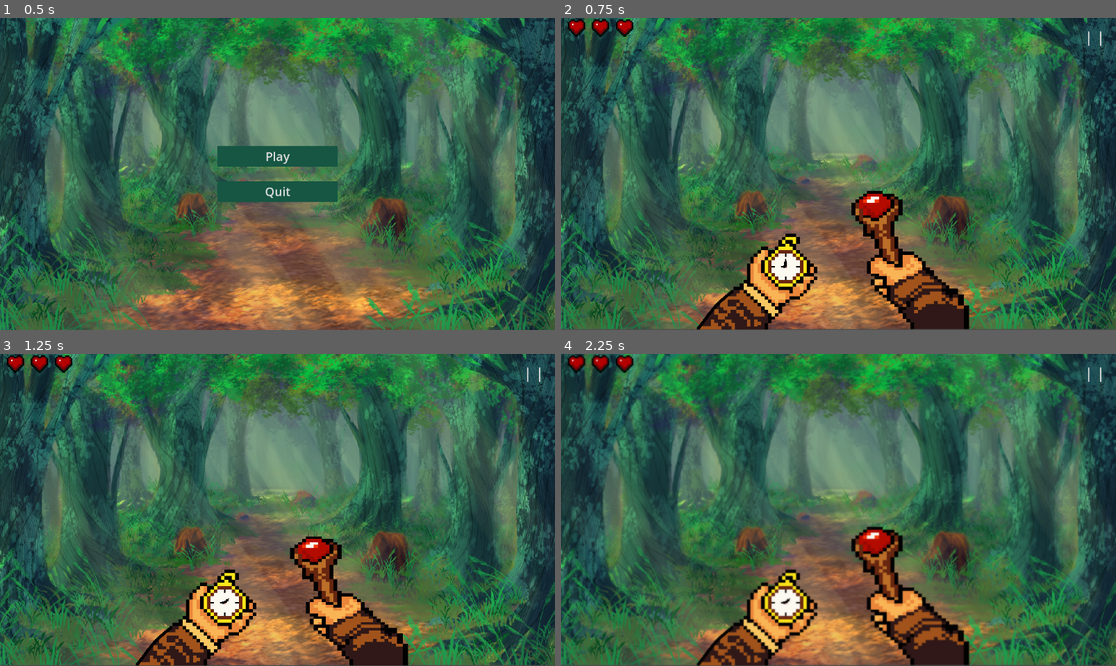
Above: before the commit, frames 1-4 (two rows, left to right).
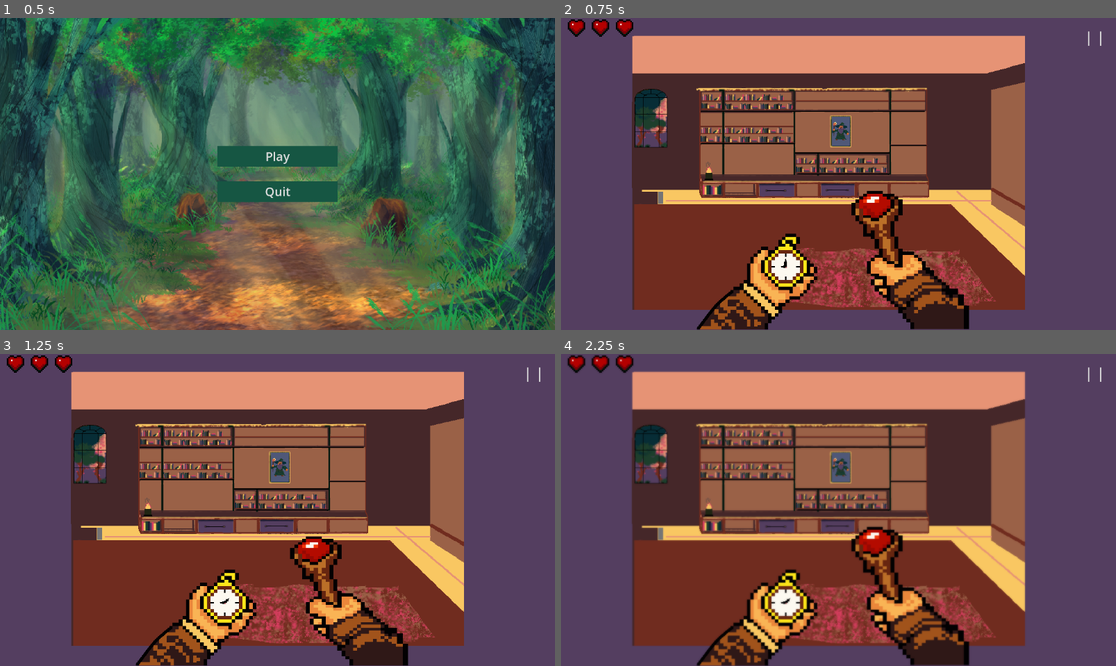
Above: after the commit, the same moments.

Repository: Tissmax/GMTK2026
Game: Godot game, scene res://scenes/game_controller.tscn
Same seed, same stepped clock (60 frames per second), same inputs: the game is played once before the commit and once after it.
Inputs:
- Up to frame 1 (0.5 s): no input
- Up to frame 2 (0.75 s): click "Play" at 0.5 s
- Up to frame 3 (1.25 s): no input
- Up to frame 4 (2.25 s): click "| |" at 1.25 s; click "Resume" at 2 s

Frame 1 is identical in both runs. In frame 2, 91% of the frame differs, in the area x 0-100%, y 0-100%; in frame 3, 92%; in frame 4, 91%.

Commit message:
Fix des bugs sur les ennemis et ajouts des sonds

Diff:
--- a/gmtk-2026/entities/ennemy.gd
+++ b/gmtk-2026/entities/ennemy.gd
@@ -34,15 +34,21 @@
 
 func kill_ennemy():
 	letter_btn.hit()
+
 	if not in_killzone:
 		EnnemyManager.failed_to_kill.emit()
 		animation_player.play("flop")
 		flop.play()
-		EnnemyManager.player_anim_flop.emit()
+		EnnemyManager.player_anim_flop.emit(true)
+	elif killed_by_player:
+		animation_player.play("death")
+		EnnemyManager.player_anim_hit.emit(false)
 	else:
-		animation_player.play("death")
-		EnnemyManager.player_anim_hit.emit()
+		animation_player.play("quit")
+		flop.play()
 
+	letter_btn.queue_free()
+	timer.queue_free()
 
 	await animation_player.animation_finished
 
--- a/gmtk-2026/entities/ennemy.tscn
+++ b/gmtk-2026/entities/ennemy.tscn
@@ -5,6 +5,8 @@
 [ext_resource type="PackedScene" uid="uid://bbjc1ibsqgjdk" path="res://entities/letter_btn/letter_btn.tscn" id="2_lyfdw"]
 [ext_resource type="Texture2D" uid="uid://biwiu3aap3vu1" path="res://assets/ennemies/enemy.png" id="3_12hk0"]
 [ext_resource type="PackedScene" uid="uid://cdrtludjirwhy" path="res://entities/ennemy_timer/ennemy_timer.tscn" id="3_lyfdw"]
+[ext_resource type="AudioStream" uid="uid://5c16w21s8vjh" path="res://assets/music/FrappeFlop.wav" id="6_2gpf3"]
+[ext_resource type="AudioStream" uid="uid://cxids8g6vrdam" path="res://assets/music/SpawnEnnemies.wav" id="6_lr5ee"]
 
 [sub_resource type="PhysicsMaterial" id="PhysicsMaterial_keurf"]
 
@@ -137,8 +139,10 @@
 [node name="Sounds" type="Node" parent="." unique_id=1911706547]
 
 [node name="Flop" type="AudioStreamPlayer" parent="Sounds" unique_id=1870105980]
+stream = ExtResource("6_2gpf3")
 
 [node name="Spawn" type="AudioStreamPlayer" parent="Sounds" unique_id=1579366166]
+stream = ExtResource("6_lr5ee")
 
 [connection signal="ennemy_timeout" from="EnnemyTimer" to="." method="_enemy_timeout"]
 [connection signal="is_in_killzone" from="EnnemyTimer" to="." method="_on_ennemy_timer_is_in_killzone"]
--- a/gmtk-2026/entities/ennemy_timer/ennemy_timer.gd
+++ b/gmtk-2026/entities/ennemy_timer/ennemy_timer.gd
@@ -2,6 +2,9 @@
 
 @onready var timer: Timer = $Timer
 @onready var animation_player: AnimationPlayer = $AnimationPlayer
+@onready var sprite_2d: Sprite2D = $Sprite2D
+
+var color: Color
 
 signal ennemy_timeout
 signal is_in_killzone
@@ -12,7 +15,6 @@
 	timer.connect("timeout", _timeout)
 
 	animation_player.speed_scale = data.timer_step
-
 	animation_player.play("timer")
 	timer.start()
 
@@ -20,4 +22,6 @@
 	ennemy_timeout.emit()
 
 func _is_in_kill_zone():
+	var mat: ShaderMaterial  = sprite_2d.material
+	mat.set_shader_parameter("active", true)
 	is_in_killzone.emit()
--- /dev/null
+++ b/gmtk-2026/entities/ennemy_timer/ennemy_timer.gdshader
@@ -0,0 +1,17 @@
+shader_type canvas_item;
+
+uniform vec4 color: source_color;
+uniform vec4 new_color: source_color;
+uniform bool active = false;
+
+void fragment() {
+    vec4 current_pixel = texture(TEXTURE, UV);
+
+    COLOR = current_pixel;
+	if (active) {
+	    if (distance(current_pixel.rgb, color.rgb) < 0.05) {
+            COLOR = vec4(new_color.rgb, current_pixel.a);
+        }
+	}
+
+}
--- a/gmtk-2026/entities/ennemy_timer/ennemy_timer.tscn
+++ b/gmtk-2026/entities/ennemy_timer/ennemy_timer.tscn
@@ -2,6 +2,33 @@
 
 [ext_resource type="Script" uid="uid://gyf1yblo2ox1" path="res://entities/ennemy_timer/ennemy_timer.gd" id="1_0vqqj"]
 [ext_resource type="Texture2D" uid="uid://bw7nbkmt82dfy" path="res://assets/ennemies/timer.png" id="1_oj4ve"]
+
+[sub_resource type="Shader" id="Shader_0vqqj"]
+resource_local_to_scene = true
+code = "shader_type canvas_item;
+
+uniform vec4 color: source_color;
+uniform vec4 new_color: source_color;
+uniform bool active = false;
+
+void fragment() {
+    vec4 current_pixel = texture(TEXTURE, UV);
+
+    COLOR = current_pixel;
+	if (active) {
+	    if (distance(current_pixel.rgb, color.rgb) < 0.05) {
+            COLOR = vec4(new_color.rgb, current_pixel.a);
+        }
+	}
+
+}"
+
+[sub_resource type="ShaderMaterial" id="ShaderMaterial_v06nd"]
+resource_local_to_scene = true
+shader = SubResource("Shader_0vqqj")
+shader_parameter/color = Color(0.7058824, 0.33333334, 0.35686275, 1)
+shader_parameter/new_color = Color(0, 0.7529412, 0, 1)
+shader_parameter/active = false
 
 [sub_resource type="Animation" id="Animation_0vqqj"]
 length = 0.001
@@ -60,6 +87,7 @@
 script = ExtResource("1_0vqqj")
 
 [node name="Sprite2D" type="Sprite2D" parent="." unique_id=1521198604]
+material = SubResource("ShaderMaterial_v06nd")
 texture = ExtResource("1_oj4ve")
 hframes = 20
 frame = 2
--- a/gmtk-2026/entities/player.gd
+++ b/gmtk-2026/entities/player.gd
@@ -14,8 +14,8 @@
 func _ready() -> void:
 	EnnemyManager.enemy_killed.connect(_on_enemy_killed)
 	EnnemyManager.failed_to_kill.connect(_on_kill_fail)
-	EnnemyManager.player_anim_hit.connect(_on_hit)
-	EnnemyManager.player_anim_flop.connect(_on_flop)
+	EnnemyManager.player_anim_hit.connect(_on_staff_anim_request)
+	EnnemyManager.player_anim_flop.connect(_on_staff_anim_request)
 
 	animation_player_clock.play("Tik")
 	animation_player_staff.play("IdleStaff")
@@ -28,13 +28,13 @@
 func _on_kill_fail():
 	lose_hp(1)
 
-func _on_flop():
-	animation_player_staff.play("MissStaff")
+func _on_staff_anim_request(miss: bool):
+	if animation_player_staff.current_animation != "IdleStaff":
+		return
+	if miss:
+		animation_player_staff.play("MissStaff")
+	else:
+		animation_player_staff.play("HitStaff")
+
 	await animation_player_staff.animation_finished
 	animation_player_staff.play("IdleStaff")
-
-
-func _on_hit():
-	animation_player_staff.play("HitStaff")
-	await animation_player_staff.animation_finished
-	animation_player_staff.play("IdleStaff")
--- a/gmtk-2026/ressources/basic.tres
+++ b/gmtk-2026/ressources/basic.tres
@@ -4,6 +4,6 @@
 
 [resource]
 script = ExtResource("1_5ucnl")
-color = Color(0.7490196, 0, 0, 1)
-shadow = Color(0.5, 0, 0, 1)
+color = Color(0.37254903, 0.60784316, 0.8862745, 1)
+shadow = Color(0.2394, 0.3881701, 0.57, 1)
 metadata/_custom_type_script = "uid://b37ljcw5fknp3"
--- a/gmtk-2026/scenes/Forest1.tscn
+++ b/gmtk-2026/scenes/Forest1.tscn
@@ -1,6 +1,6 @@
 [gd_scene format=3 uid="uid://deg7513abvlwq"]
 
-[ext_resource type="Texture2D" uid="uid://bq67ph85owxg4" path="res://assets/forest1.jpg" id="1_8ffsr"]
+[ext_resource type="Texture2D" uid="uid://bfyjfonufx0gl" path="res://assets/Landscape.png" id="1_ap57u"]
 [ext_resource type="Script" uid="uid://c0erdo710ugv2" path="res://scenes/spawner.gd" id="2_4blue"]
 [ext_resource type="Script" uid="uid://b37ljcw5fknp3" path="res://ressources/ennemy_data.gd" id="3_oer4y"]
 [ext_resource type="Resource" uid="uid://d3m00hhedds2k" path="res://ressources/basic.tres" id="4_ap57u"]
@@ -9,9 +9,9 @@
 
 [node name="Forest1" type="Sprite2D" parent="." unique_id=2039841791]
 z_index = -1
-position = Vector2(574.5, 319.5)
-scale = Vector2(0.84275365, 0.7963415)
-texture = ExtResource("1_8ffsr")
+position = Vector2(576.5, 335.5)
+scale = Vector2(1.0668403, 1.0354939)
+texture = ExtResource("1_ap57u")
 
 [node name="Spawner" type="Node" parent="." unique_id=904044112]
 script = ExtResource("2_4blue")
@@ -22,7 +22,7 @@
 unique_name_in_owner = true
 
 [node name="Marker2D" type="Marker2D" parent="SpawnPoints" unique_id=2145810699]
-position = Vector2(859, 243)
+position = Vector2(797, 403)
 
 [node name="Marker2D3" type="Marker2D" parent="SpawnPoints" unique_id=2144148243]
-position = Vector2(292, 238)
+position = Vector2(294, 413)
--- a/gmtk-2026/scenes/spawner.gd
+++ b/gmtk-2026/scenes/spawner.gd
@@ -23,11 +23,10 @@
 func _on_enemy_killed(_enemy: Ennemy):
 	killed += 1
 	ennemies_alive -= 1
-	if killed == total_spawns and ennemies_alive == 0:
+	if ennemies_alive == 0:
 		Global.game_controller.change_2D_scene(next_scene)
 
 func _on_timer_timeout():
-
 	if nb_spawns <= 0:
 		return
 
--- a/gmtk-2026/systeme/EnnemyManager.gd
+++ b/gmtk-2026/systeme/EnnemyManager.gd
@@ -6,10 +6,12 @@
 
 var ennemies: Dictionary[Array,Ennemy]
 var timer: Timer
+var invul_timer: Timer
 var spawn_points: Array[Marker2D]
+var can_lose_health: bool = true
 
-signal player_anim_flop()
-signal player_anim_hit()
+signal player_anim_flop(miss: bool)
+signal player_anim_hit(miss: bool)
 signal enemy_killed(enemy: Ennemy)
 signal failed_to_kill()
 
@@ -22,11 +24,22 @@
 	add_child(ennemy)
 
 func _input(event: InputEvent) -> void:
-	var keys = ennemies.keys()
-	var keys_flat:Array
-	for k in keys:
-		keys_flat.append_array(k)
+
+	#Blocages des input si pas d'ennemies
+	if ennemies.is_empty():
+		return
+
 	if event is InputEventKey and event.pressed:
+		if !can_lose_health:
+			return
+
+		var keys = ennemies.keys()
+		var keys_flat:Array
+		for k in keys:
+			keys_flat.append_array(k)
+
+		_trigger_invulnerability(1)
+
 		var touche = to_array(event.as_text_key_label())
 		if ennemies.has(touche):
 			var ennemie = ennemies.get(touche)
@@ -35,7 +48,7 @@
 		else:
 			# Perte d'HP si mauvaise touche
 			var current_ennemies = ennemies.values() as Array[Ennemy]
-			player_anim_flop.emit()
+			player_anim_flop.emit(true)
 			for ennemy in current_ennemies:
 				ennemy.animation_player.play("flop")
 			current_ennemies.front().flop.play()
@@ -50,3 +63,8 @@
 	var point = spawn_points.pick_random()
 	ennemy.position = point.position
 	spawn_points.erase(point)
+
+func _trigger_invulnerability(time_in_seconds: float):
+	can_lose_health = false
+	await get_tree().create_timer(time_in_seconds).timeout
+	can_lose_health = true
Binary file added: gmtk-2026/assets/Landscape.png
Not shown, added: gmtk-2026/assets/Landscape.png.import
Not shown, added: gmtk-2026/entities/ennemy_timer/ennemy_timer.gdshader.uid
Binary file added: gmtk-2026/ressources/Landscape.webp
Not shown, added: gmtk-2026/ressources/Landscape.webp.import
